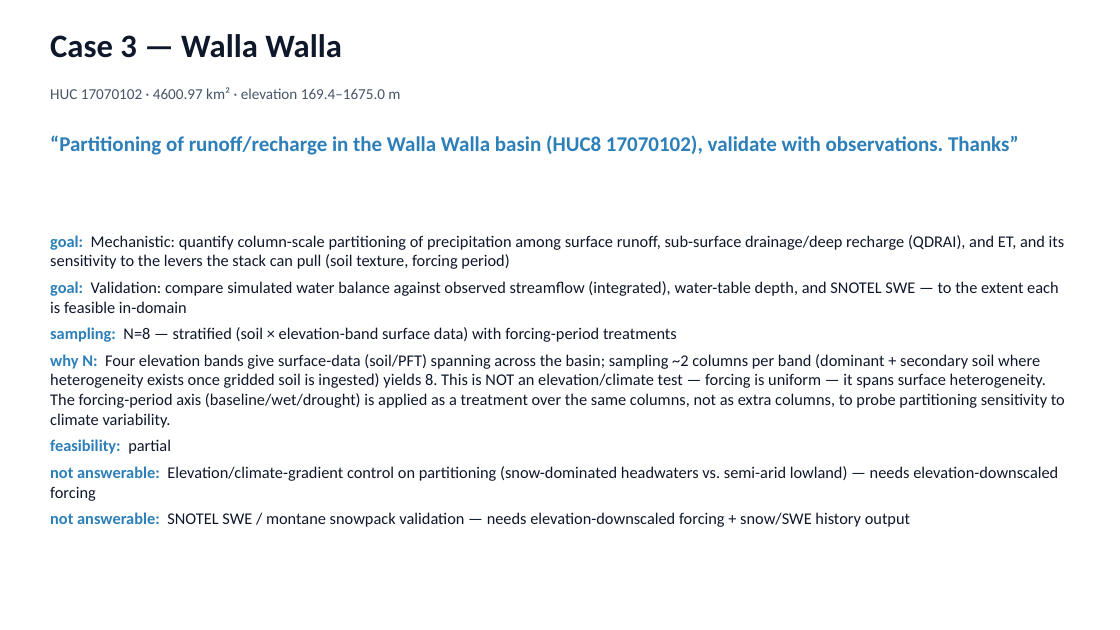
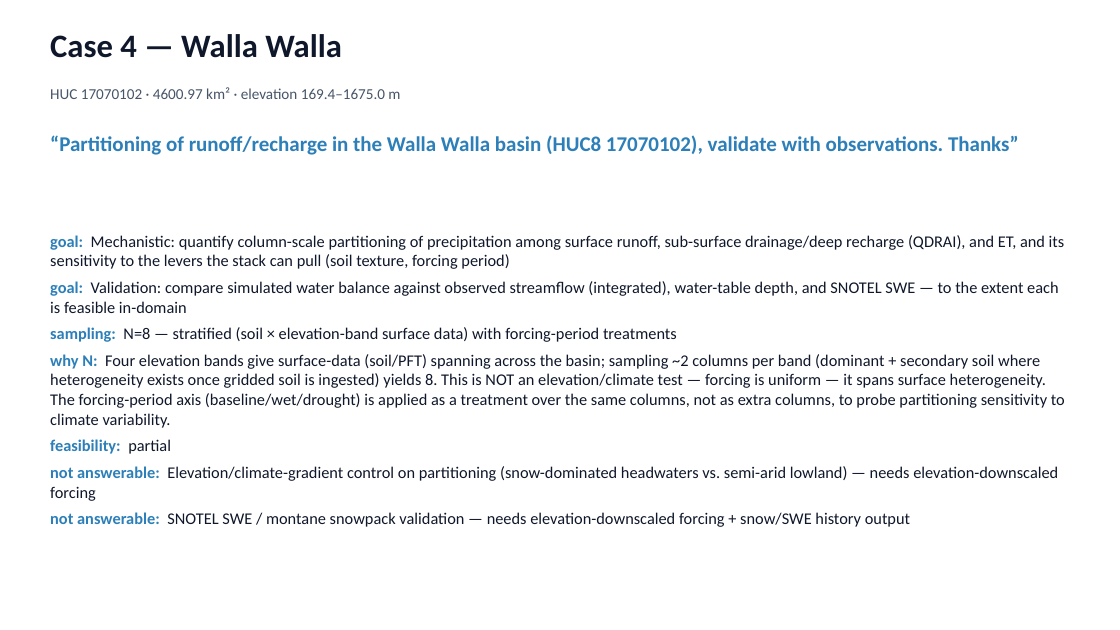
Before and after one commit to hoangtv1899/multi-agent-framework, a slide deck: slide 18 of docs/slides/story_20260704.pptx (slide 13 before the commit). Drawn at 1120x630 pixels with LibreOffice and Linux fonts; fonts in the diff are those of the drawing. Boxes give left, top, right and bottom in pixels: in the first picture for what was removed or moved away, otherwise in the second. Text is boxed around its words. In the diff, an @@ line names an element or a change of style, - is before the commit and + after.

```diff
--- a/docs/slides/story_20260704.pptx
+++ b/docs/slides/story_20260704.pptx
@@ text at <box>50,34,342,58</box>: text changed @@
-Case 3 — Walla Walla
+Case 4 — Walla Walla
```
Also in this commit, not shown: 9 other slides changed, 6 slides added.
